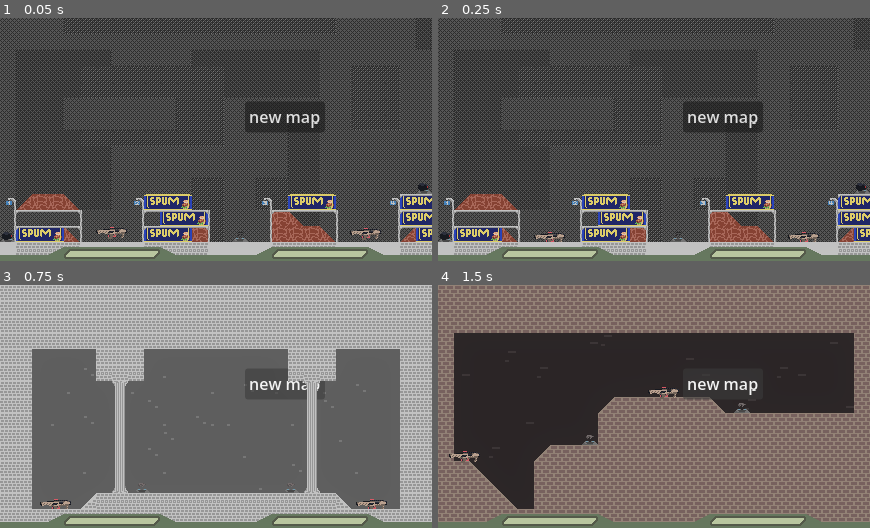
Above: before the commit, frames 1-4 (two rows, left to right).
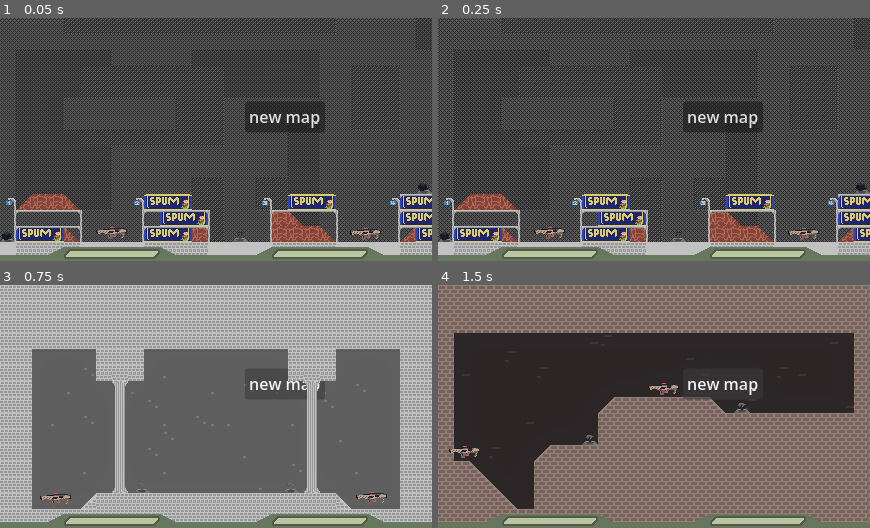
Above: after the commit, the same moments.

Repository: snuggyizme/horse-fishstick
Game: Godot game, scene res://scenes/main.tscn
Same seed, same stepped clock (60 frames per second), same inputs: the game is played once before the commit and once after it. The project has no main scene, so this scene is started directly.
Inputs:
- Up to frame 1 (0.05 s): no input
- Up to frame 2 (0.25 s): no input
- Up to frame 3 (0.75 s): click "new map" at 0.5 s
- Up to frame 4 (1.5 s): click "new map" at 1.25 s

Frame 1 is identical in both runs. In frame 2, 0.5% of the frame differs, in the area x 22-89%, y 86-93%; in frame 3, 0.5%; in frame 4, 0.5%.

Commit message:
spacwalk ts

Diff:
--- a/guns/05t THANATOS.tres
+++ b/guns/05t THANATOS.tres
@@ -23,4 +23,5 @@
 ammo = 128
 bulletsPerShot = 64
 doBullertsPerShotWithBurstAmmo = true
+shootSound = null
 metadata/_custom_type_script = "uid://b0c2pvngg4dqi"
--- a/guns/m24.tres
+++ b/guns/m24.tres
@@ -10,8 +10,8 @@
 rangeLimit = 50000
 recoil = 2.0
 knockback = 1.0
-isHitscan = true
 displayName = "M24"
 visual = ExtResource("2_cw0l5")
 ammo = 1
+shootSound = 2
 metadata/_custom_type_script = "uid://b0c2pvngg4dqi"
--- a/guns/smg.tres
+++ b/guns/smg.tres
@@ -12,9 +12,9 @@
 spread = 8.0
 knockback = 1.15
 auto = true
-isHitscan = true
 projectileSpeed = 69420
 displayName = "SMG"
 visual = ExtResource("2_kbym2")
 ammo = 36
+shootSound = null
 metadata/_custom_type_script = "uid://b0c2pvngg4dqi"
--- a/scenes/player.tscn
+++ b/scenes/player.tscn
@@ -41,3 +41,9 @@
 
 [node name="gunController" type="Node2D" parent="." unique_id=1865751482]
 script = ExtResource("3_qhqgy")
+
+[node name="coyoteTimer" type="Timer" parent="." unique_id=1717706379]
+wait_time = 0.075
+one_shot = true
+
+[connection signal="timeout" from="coyoteTimer" to="." method="onCoyoteTimerTimeout"]
--- a/scripts/guncontroller.gd
+++ b/scripts/guncontroller.gd
@@ -56,7 +56,7 @@
 		fadeOut = Color.html(gun.tracerColourFade + "00")
 	else:
 		tracer.default_color = Color8(255, 255, 255, 64)
-		fadeOut = Color8(255, 255, 255, 0)
+		fadeOut = Color8(255, 200, 200, 0)
 	if gun.doTracersGlow:
 		tracer.default_color = tracer.default_color.blend(Color(2, 2, 2))
 	if gun.overrideFade:
--- a/scripts/player.gd
+++ b/scripts/player.gd
@@ -8,10 +8,10 @@
 const acceleration = 140.0
 const friction = 34
 var jumpSpeed = -210.0
-const wallJumpSpeed = -310.0 # fuc kyou
+const wallJumpSpeed = -210.0 # fuc kyou
 const airFriction = 10
 
-var maxWallJumps = 1
+var maxWallJumps = 3
 var wallJumps = maxWallJumps
 
 var skip = false
@@ -27,6 +27,8 @@
 }
 
 @export var inputPrefix: String # p1- p2-
+
+@onready var coyote = $coyoteTimer
 
 func justSwapped():
 	return Input.is_action_just_pressed(inputPrefix + "swap")
@@ -53,15 +55,21 @@
 		skip = false
 		return
 
+	var wasOnFloor = is_on_floor()
+	move_and_slide()
+
 	if not is_on_floor():
+		if wasOnFloor and velocity.y >= 0:
+			coyote.start()
+	if Input.is_action_pressed(inputPrefix + "up") and (is_on_floor() or not coyote.is_stopped()):
+		velocity.y = jumpSpeed
 		velocity += get_gravity() * delta * 1.1 # I hate gravity fuck you
-	elif Input.is_action_pressed(inputPrefix + "up"):
-		velocity.y = jumpSpeed
-	else:
+	if is_on_floor():
 		wallJumps = maxWallJumps
 
 	if is_on_wall_only() and wallJumps > 0 and Input.is_action_just_pressed(inputPrefix + "up"):
 		velocity.y = wallJumpSpeed
+		velocity.x *= -1.65 + 30
 		wallJumps -= 1
 
 	var direction := Input.get_axis(inputPrefix + "left", inputPrefix + "right")
@@ -94,3 +102,6 @@
 		yAim = 0
 
 	move_and_slide()
+
+func onCoyoteTimerTimeout() -> void:
+	pass # Replace with function body.
